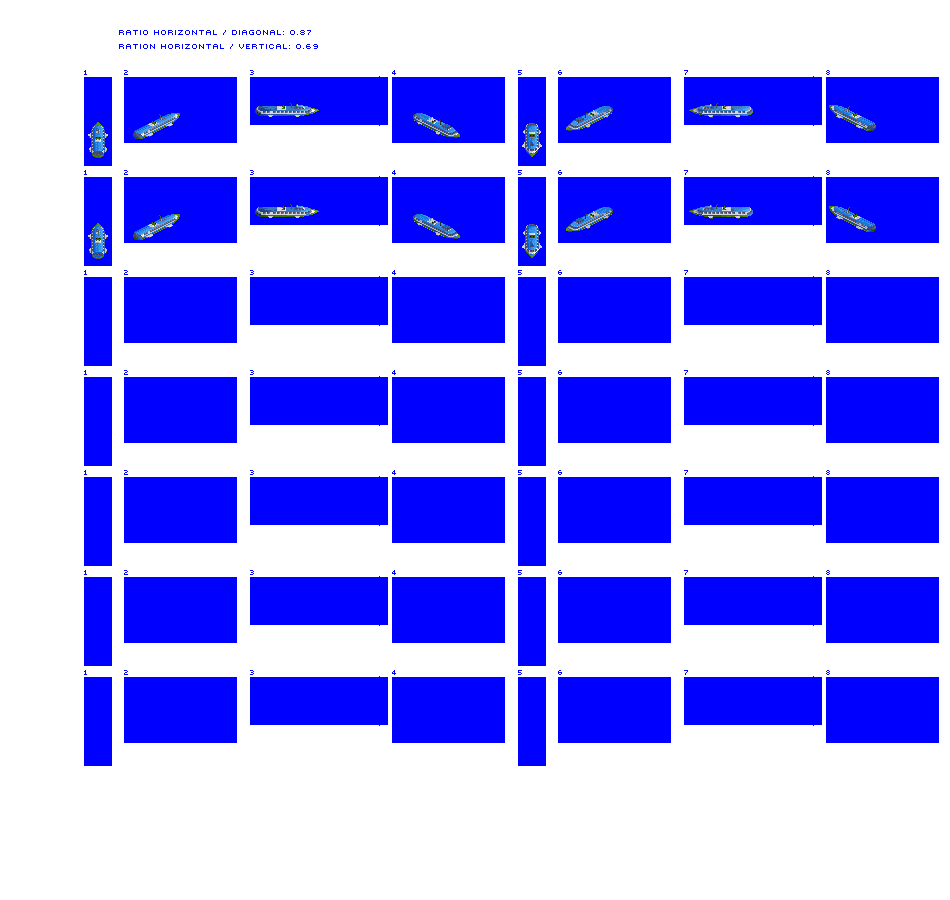
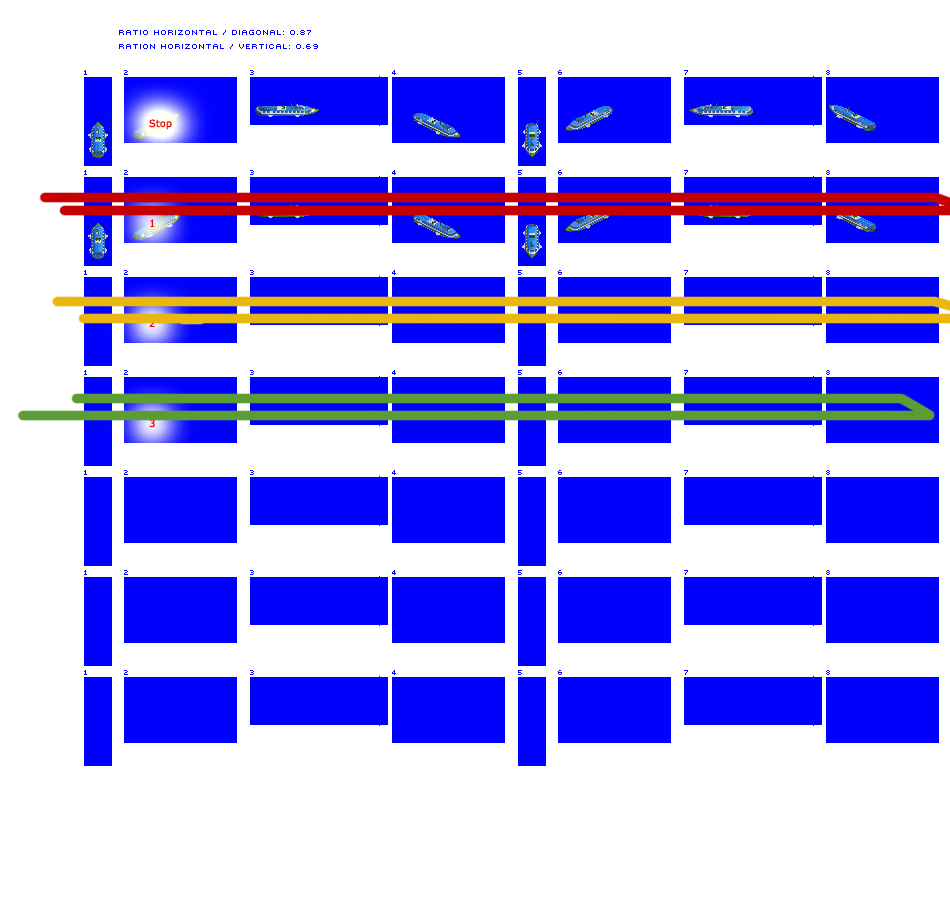
The second 950×900 image is a revision of the first. Changes to its layers:
added layer "Layer 1" above "Stop 1 2 3" over (x1=17, y1=191, x2=950, y2=422)
added layer "Stop 1 2 3" above "Hydrofoil" over (x1=149, y1=119, x2=172, y2=428)
